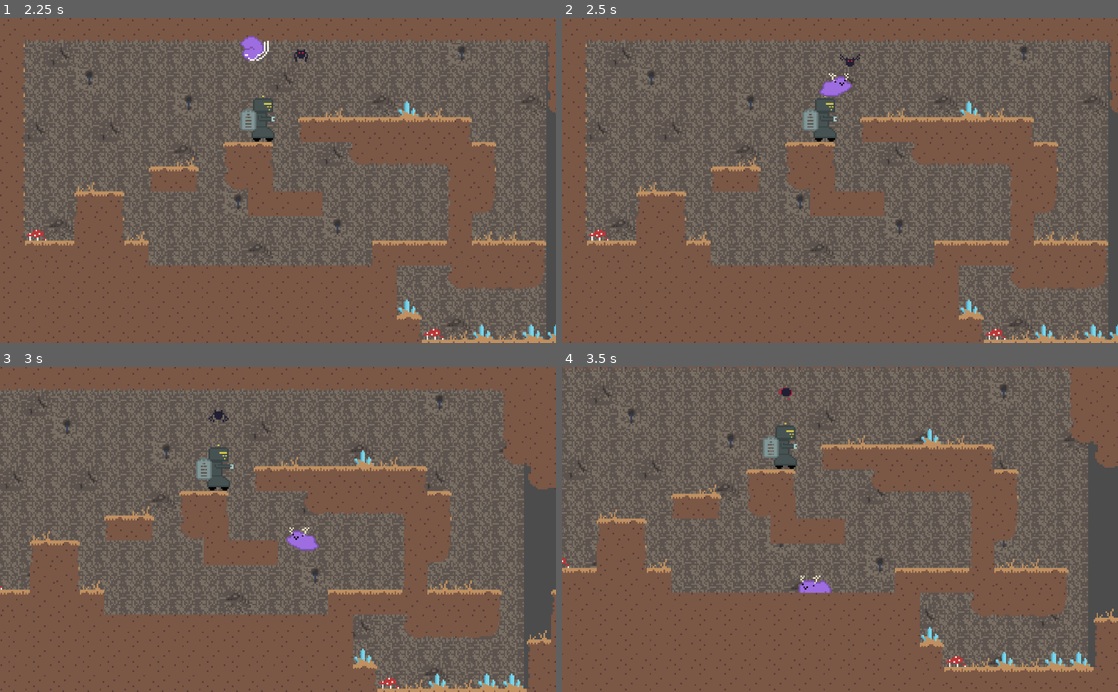
Above: before the commit, frames 1-4 (two rows, left to right).
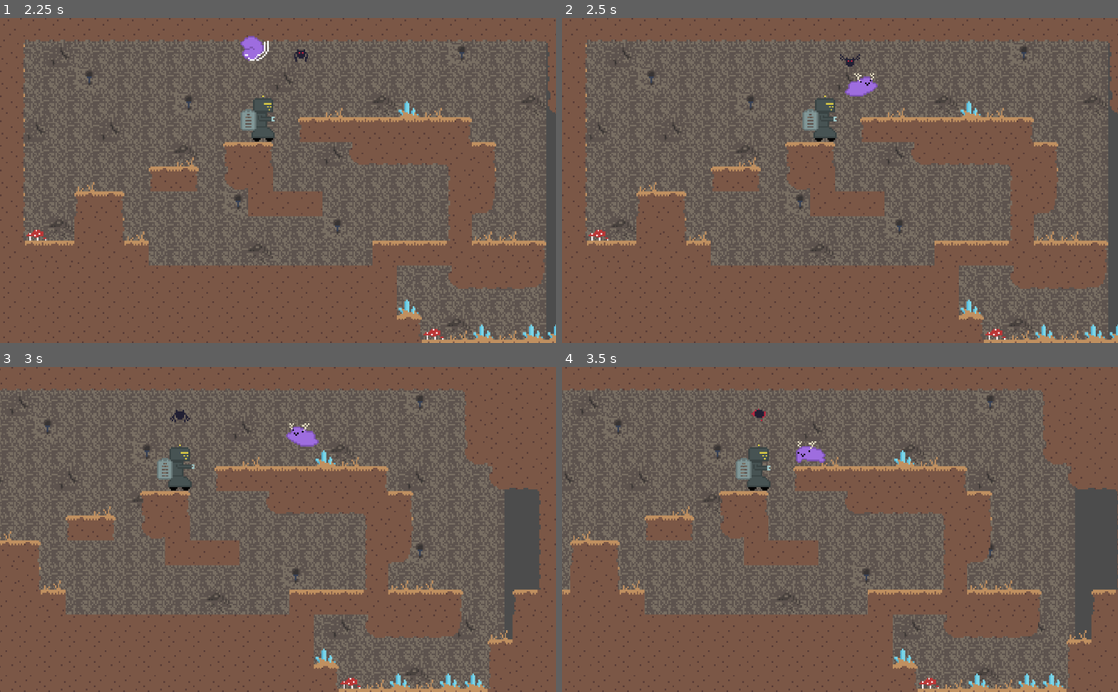
Above: after the commit, the same moments.

Repository: CreatureGames/the-creature
Game: Godot game, scene res://nodes/App.tscn
The game is run twice, just before and just after one commit, with the same random seed, the same clock (stepped at 60 frames per second) and the same inputs.
Inputs:
- Up to frame 1 (2.25 s): click "Play" at 0.5 s; tap Enter at 1.25 s; hold E (interact) 1.28-2.03 s; hold D (move_right) from 1.28 s (still down); tap Space (jump) at 1.52, 1.82 s; tap F (swap) at 2.1 s
- Up to frame 2 (2.5 s): keep holding D (move_right); tap Space (jump) at 2.27 s
- Up to frame 3 (3 s): tap Space (jump) at 2.57 s; release D (move_right) at 2.78 s; hold A (move_left) from 2.78 s (still down); hold E (interact) from 2.78 s (still down)
- Up to frame 4 (3.5 s): keep holding A (move_left); keep holding E (interact)

Frame 1 is identical in both runs. In frame 2, 0.5% of the frame differs, in the area x 46-57%, y 16-25%; in frame 3, 35%; in frame 4, 42%, in the area x 0-100%, y 0-100%.

Commit message:
Bat collision and abstract enemy functionality

Diff:
--- a/nodes/enemies/Bat.tscn
+++ b/nodes/enemies/Bat.tscn
@@ -7,6 +7,7 @@
 [ext_resource path="res://scripts/enemies/bat/state_machine/Fly.gd" type="Script" id=5]
 [ext_resource path="res://scripts/enemies/bat/state_machine/Attack.gd" type="Script" id=6]
 [ext_resource path="res://scripts/enemies/bat/state_machine/FlyToCeiling.gd" type="Script" id=7]
+[ext_resource path="res://scripts/enemies/bat/state_machine/Broadcast.gd" type="Script" id=8]
 
 [sub_resource type="AtlasTexture" id=1]
 atlas = ExtResource( 1 )
@@ -134,9 +135,12 @@
 [sub_resource type="CircleShape2D" id=42]
 radius = 100.0
 
+[sub_resource type="CapsuleShape2D" id=43]
+radius = 4.0
+height = 4.0
+
 [node name="Bat" type="KinematicBody2D"]
 collision_layer = 8
-collision_mask = 3
 script = ExtResource( 2 )
 target_y_offset = 35
 attack_x_threshold = 15
@@ -159,6 +163,13 @@
 position = Vector2( 0, 5 )
 shape = SubResource( 42 )
 
+[node name="DamageArea" type="Area2D" parent="."]
+collision_layer = 8
+collision_mask = 2
+
+[node name="CollisionShape2D" type="CollisionShape2D" parent="DamageArea"]
+shape = SubResource( 43 )
+
 [node name="StateMachine" type="Node" parent="."]
 script = ExtResource( 4 )
 initial_state = NodePath("Idle")
@@ -169,6 +180,9 @@
 [node name="Follow" type="Node" parent="StateMachine"]
 script = ExtResource( 5 )
 
+[node name="Broadcast" type="Node" parent="StateMachine"]
+script = ExtResource( 8 )
+
 [node name="Attack" type="Node" parent="StateMachine"]
 script = ExtResource( 6 )
 
@@ -179,6 +193,13 @@
 wait_time = 0.66
 one_shot = true
 
+[node name="FallTimer" type="Timer" parent="."]
+wait_time = 0.5
+one_shot = true
+
 [connection signal="body_entered" from="DetectionZone" to="." method="detection_zone_entered"]
 [connection signal="body_exited" from="DetectionZone" to="." method="detection_zone_exited"]
-[connection signal="timeout" from="AttackTimer" to="StateMachine" method="transition_to" binds= [ "Attack" ]]
+[connection signal="body_entered" from="DamageArea" to="." method="player_enter_damage"]
+[connection signal="body_exited" from="DamageArea" to="." method="player_exit_damage"]
+[connection signal="timeout" from="AttackTimer" to="StateMachine" method="transition_to" binds= [ "Broadcast" ]]
+[connection signal="timeout" from="FallTimer" to="StateMachine/Attack" method="timer_timeout"]
--- a/nodes/player/PlayerCreature.tscn
+++ b/nodes/player/PlayerCreature.tscn
@@ -16,7 +16,6 @@
 
 [node name="PlayerCreature" type="KinematicBody2D"]
 collision_layer = 2
-collision_mask = 9
 script = ExtResource( 6 )
 max_speed = 140.0
 jump_height = 54.0
--- a/nodes/player/PlayerRobot.tscn
+++ b/nodes/player/PlayerRobot.tscn
@@ -17,7 +17,6 @@
 
 [node name="PlayerRobot" type="KinematicBody2D"]
 collision_layer = 2
-collision_mask = 9
 script = ExtResource( 1 )
 
 [node name="AnimatedSprite" type="AnimatedSprite" parent="."]
--- a/project.godot
+++ b/project.godot
@@ -9,6 +9,16 @@
 config_version=4
 
 _global_script_classes=[ {
+"base": "KinematicBody2D",
+"class": "Enemy",
+"language": "GDScript",
+"path": "res://scripts/enemies/Enemy.gd"
+}, {
+"base": "State",
+"class": "EnemyState",
+"language": "GDScript",
+"path": "res://scripts/enemies/EnemyState.gd"
+}, {
 "base": "KinematicBody2D",
 "class": "PlayerCharacter",
 "language": "GDScript",
@@ -40,6 +50,8 @@
 "path": "res://scripts/player/state_machine/StateMachine.gd"
 } ]
 _global_script_class_icons={
+"Enemy": "",
+"EnemyState": "",
 "PlayerCharacter": "",
 "PlayerCreature": "",
 "PlayerRobot": "",
@@ -53,6 +65,10 @@
 config/name="WeeksauceJam"
 run/main_scene="res://nodes/App.tscn"
 config/icon="res://icon.png"
+
+[debug]
+
+shapes/collision/shape_color=Color( 1, 1, 1, 0.419608 )
 
 [global]
 
--- /dev/null
+++ b/scripts/enemies/Enemy.gd
@@ -0,0 +1,10 @@
+class_name Enemy
+extends KinematicBody2D
+
+var in_damage_area : Array = []
+
+func player_enter_damage(body):
+	in_damage_area.append(body)
+
+func player_exit_damage(body):
+	in_damage_area.erase(body)
--- /dev/null
+++ b/scripts/enemies/EnemyState.gd
@@ -0,0 +1,9 @@
+class_name EnemyState
+extends State
+
+var enemy : Enemy
+
+func _ready() -> void:
+	yield(owner, "ready")
+	enemy = owner as Enemy
+	assert(enemy != null)
--- a/scripts/enemies/bat/Bat.gd
+++ b/scripts/enemies/bat/Bat.gd
@@ -1,4 +1,4 @@
-extends KinematicBody2D
+extends Enemy
 
 
 export var nav2D : NodePath
@@ -9,8 +9,13 @@
 export var attack_speed : int
 
 onready var nav : Navigation2D = get_node(nav2D)
+onready var anim = $AnimatedSprite
 var players : Array = []
 
+func _physics_process(delta):
+	for p in in_damage_area:
+		if p.has_method("take_damage"):
+			p.take_damage()
 
 # someone's near...
 func detection_zone_entered(body) -> void:
--- a/scripts/enemies/bat/state_machine/Attack.gd
+++ b/scripts/enemies/bat/state_machine/Attack.gd
@@ -1,27 +1,18 @@
-extends State
-
-onready var bat = get_node("../..")
-onready var anim_sprite = bat.get_node("AnimatedSprite")
-var dropping : bool
+extends EnemyState
 
 func enter(_msg := {}) -> void:
-	dropping = false
-	anim_sprite.play("attack-broadcast")
-	anim_sprite.connect("animation_finished", self, "drop")
-
-func drop():
-	dropping = true
-	anim_sprite.play("attack-broadcast")
-	anim_sprite.disconnect("animation_finished", self, "drop")
+	enemy.anim.play("attack-drop")
+	enemy.get_node("AttackTimer").start()
 
 func physics_update(delta: float) -> void:
-	if dropping:
-		var collision = bat.move_and_collide(Vector2.DOWN * bat.attack_speed * delta)
-		if collision:
-			if collision.collider.name == "Player":
-				print("Player hit!") # TODO damage or something
-			get_parent().transition_to("Follow")
+	var collision = enemy.move_and_collide(Vector2.DOWN * enemy.attack_speed * delta)
+	if collision:
+		state_machine.transition_to("Follow")
+
+func timer_timeout():
+	if state_machine.state == self:
+		state_machine.transition_to("Follow")
 
 func exit() -> void:
-	for c in anim_sprite.get_signal_connection_list("animation_finished"):
-		anim_sprite.disconnect(c["signal"], c["target"], c["method"])
+	for c in enemy.anim.get_signal_connection_list("animation_finished"):
+		enemy.anim.disconnect(c["signal"], c["target"], c["method"])
--- /dev/null
+++ b/scripts/enemies/bat/state_machine/Broadcast.gd
@@ -0,0 +1,9 @@
+extends EnemyState
+
+func enter(_msg := {}) -> void:
+	enemy.anim.play("attack-broadcast")
+	enemy.anim.connect("animation_finished", self, "drop")
+
+func drop():
+	state_machine.transition_to("Attack")
+	enemy.anim.disconnect("animation_finished", self, "drop")
--- a/scripts/enemies/bat/state_machine/Fly.gd
+++ b/scripts/enemies/bat/state_machine/Fly.gd
@@ -1,51 +1,49 @@
-extends State
+extends EnemyState
 
-
-onready var bat : Node2D = get_parent().get_parent()
 var path : Array = []
 
 
 func enter(_msg := {}) -> void:
-	bat.get_node("AnimatedSprite").play("flap")
+	enemy.anim.play("flap")
 
 func physics_update(delta: float) -> void:
-	if not bat.players.empty():
+	if not enemy.players.empty():
 		# https://godotengine.org/asset-library/asset/117
-		var target_pos = bat.players[0].position
-		target_pos.y -= bat.target_y_offset # fly over player before attack
-		_update_navigation_path(bat.position, target_pos)
-		var dist = bat.follow_speed * delta
+		var target_pos = enemy.players[0].position
+		target_pos.y -= enemy.target_y_offset # fly over player before attack
+		_update_navigation_path(enemy.position, target_pos)
+		var dist = enemy.follow_speed * delta
 		move_along_path(dist)
 
 		# attack!
-		if abs(bat.position.x - target_pos.x) < bat.attack_x_threshold:
-			if bat.get_node("AttackTimer").is_stopped():
-				bat.get_node("AttackTimer").start()
+		if abs(enemy.position.x - target_pos.x) < enemy.attack_x_threshold:
+			if enemy.get_node("AttackTimer").is_stopped():
+				enemy.get_node("AttackTimer").start()
 		else:
-			bat.get_node("AttackTimer").stop()
+			enemy.get_node("AttackTimer").stop()
 
 func exit() -> void:
-	bat.get_node("AttackTimer").stop()
+	enemy.get_node("AttackTimer").stop()
 
 # https://godotengine.org/asset-library/asset/117
 func move_along_path(distance):
-	var last_point = bat.position
+	var last_point = enemy.position
 	while path.size():
 		var distance_between_points = last_point.distance_to(path[0])
 		# The position to move to falls between two points.
 		if distance <= distance_between_points:
-			bat.position = last_point.linear_interpolate(path[0], distance / distance_between_points)
+			enemy.position = last_point.linear_interpolate(path[0], distance / distance_between_points)
 			return
 		# The position is past the end of the segment.
 		distance -= distance_between_points
 		last_point = path[0]
 		path.remove(0)
 	# The character reached the end of the path.
-	bat.position = last_point
+	enemy.position = last_point
 	set_process(false)
 
 # https://godotengine.org/asset-library/asset/117
 func _update_navigation_path(start_position, end_position):
-	path = bat.nav.get_simple_path(start_position, end_position, true)
+	path = enemy.nav.get_simple_path(start_position, end_position, true)
 	path.remove(0)
 	set_process(true)
--- a/scripts/enemies/bat/state_machine/FlyToCeiling.gd
+++ b/scripts/enemies/bat/state_machine/FlyToCeiling.gd
@@ -1,14 +1,10 @@
-extends State
-
-
-onready var bat : Node2D = get_parent().get_parent()
-
+extends EnemyState
 
 func enter(_msg := {}) -> void:
-	bat.get_node("AnimatedSprite").play("flap")
+	enemy.anim.play("flap")
 
 # fly to ceiling to go back to sleep
 func physics_update(delta: float) -> void:
-	var collision = bat.move_and_collide(Vector2.UP * bat.follow_speed * delta)
+	var collision = enemy.move_and_collide(Vector2.UP * enemy.follow_speed * delta)
 	if collision and collision.collider is TileMap:
-		get_parent().transition_to("Idle")
+		state_machine.transition_to("Idle")
--- a/scripts/enemies/bat/state_machine/Idle.gd
+++ b/scripts/enemies/bat/state_machine/Idle.gd
@@ -1,5 +1,5 @@
-extends State
+extends EnemyState
 
 
 func enter(_msg := {}) -> void:
-	get_node("../../AnimatedSprite").play("idle")
+	enemy.anim.play("idle")
--- a/scripts/player/PlayerCharacter.gd
+++ b/scripts/player/PlayerCharacter.gd
@@ -57,3 +57,6 @@
 	set_process_input(true)
 	enabled = true
 	$StateMachine.transition_to("Idle")
+
+func take_damage():
+	pass
--- a/scripts/player/PlayerRobot.gd
+++ b/scripts/player/PlayerRobot.gd
@@ -43,3 +43,6 @@
 func interact(): # called when creature interacts with robot
 	store_creature()
 	get_node(creature).swap_player()
+
+func take_damage():
+	print("robot took damage")
Not shown: 1 places in nodes/enemies/Bat.tscn that only renumber resources
